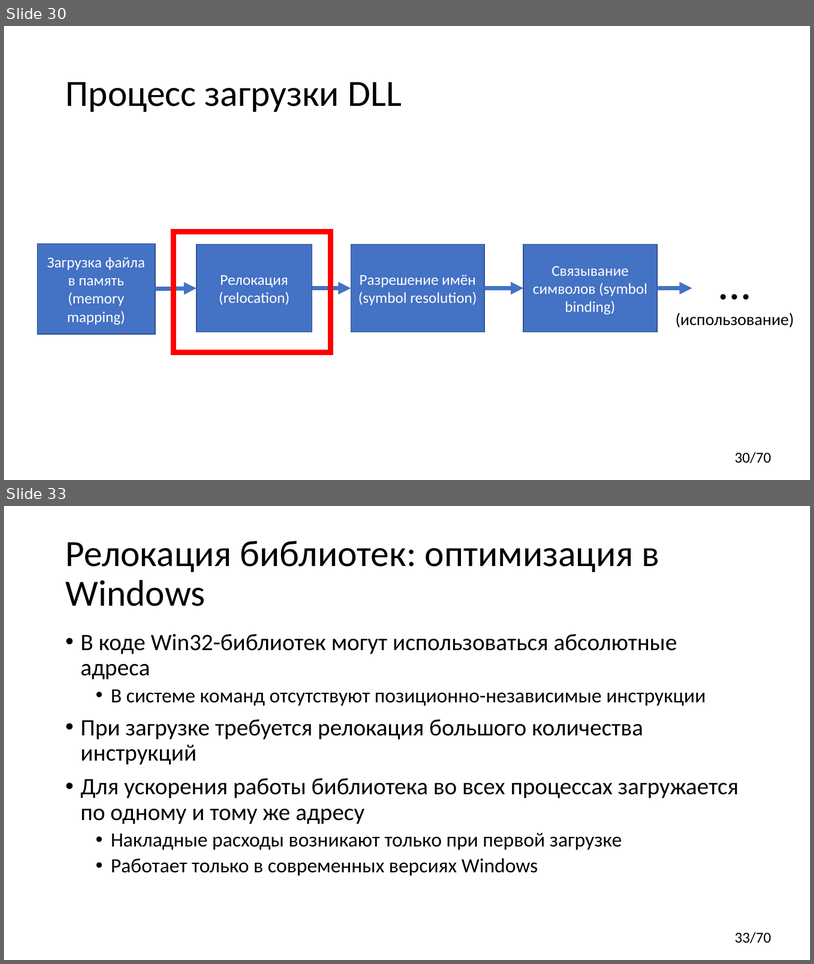
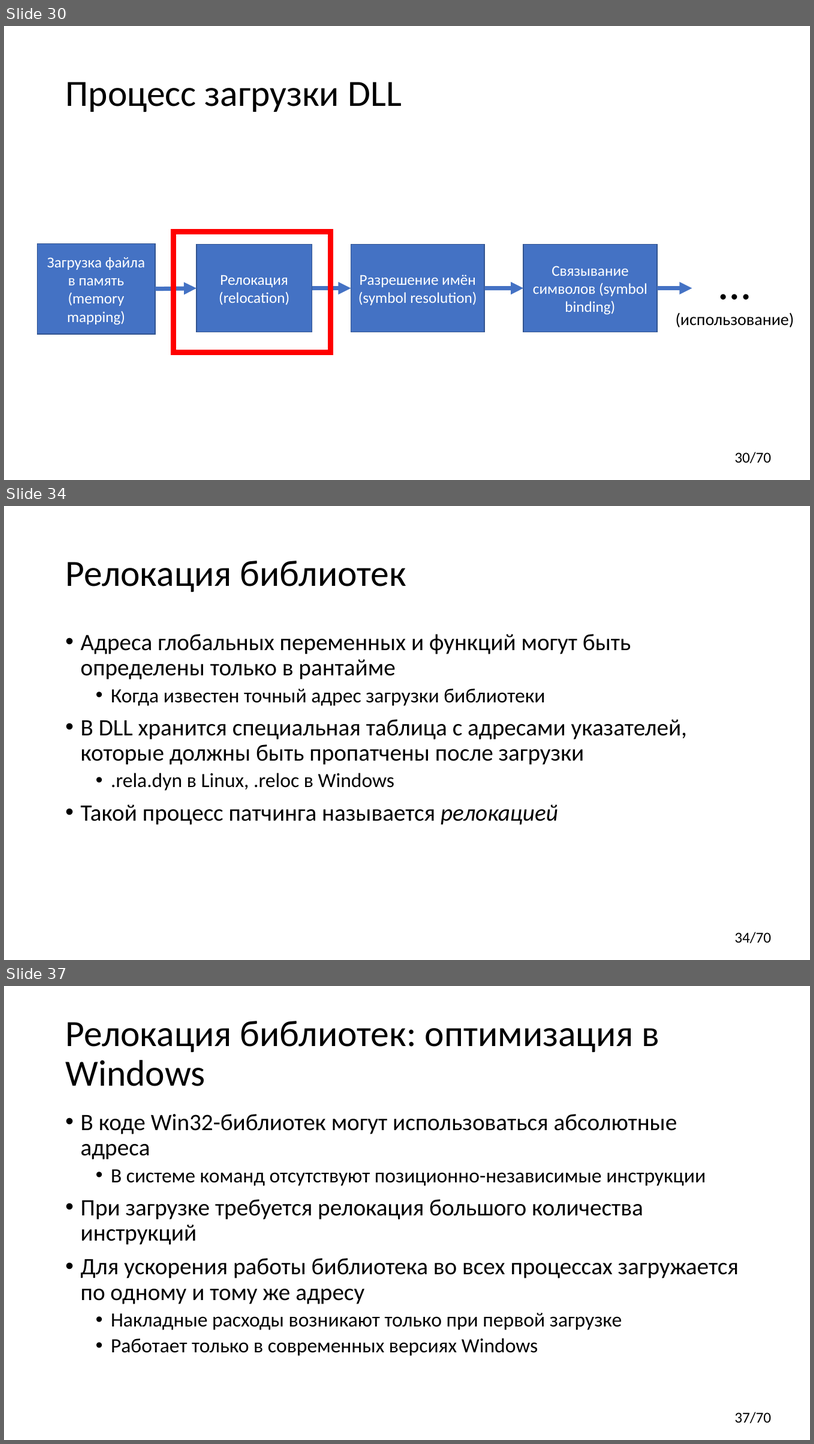
Before and after one commit to yugr/CppRussia, a slide deck: 2024/RU.pptx. Shown one above the other, each under a label of ours: slides 30 and 33 before the commit, slides 30, 34 and 37 after it; the slides between them are not shown. The pictures are 814x964 and 814x1444 pixels, drawn with LibreOffice and Linux fonts; fonts in the diff are those of the drawing. Boxes give left, top, right and bottom in pixels: in the first picture for what was removed or moved away, otherwise in the second. Text is boxed around its words. In the diff, an @@ line names an element or a change of style, - is before the commit and + after.

Commit message:
Added relocation example.

```diff
--- a/2024/RU.pptx
+++ b/2024/RU.pptx
@@ slide 34 added at [4, 506, 810, 960], background #FFFFFF; not listed: 1 template element that a slide beside it also shows @@
@@ title added at [65, 561, 407, 592], 44 pt, text #000000 @@
+Релокация библиотек
@@ text added at [81, 634, 687, 825], 28 pt, text #000000 @@
+• Адреса глобальных переменных и функций могут быть определены только в рантайме
+  • Когда известен точный адрес загрузки библиотеки
+• В DLL хранится специальная таблица с адресами указателей, которые должны быть пропатчены после загрузки
+  • .rela.dyn в Linux, .reloc в Windows
+• Такой процесс патчинга называется релокацией
@@ what was slide 33 is now slide 37 @@
@@ page number at [735, 1411, 771, 1423]: text changed @@
-33/70
+37/70
```
Also in this commit, not shown: 3 slides changed, 4 other slides added, 1 slide removed.
